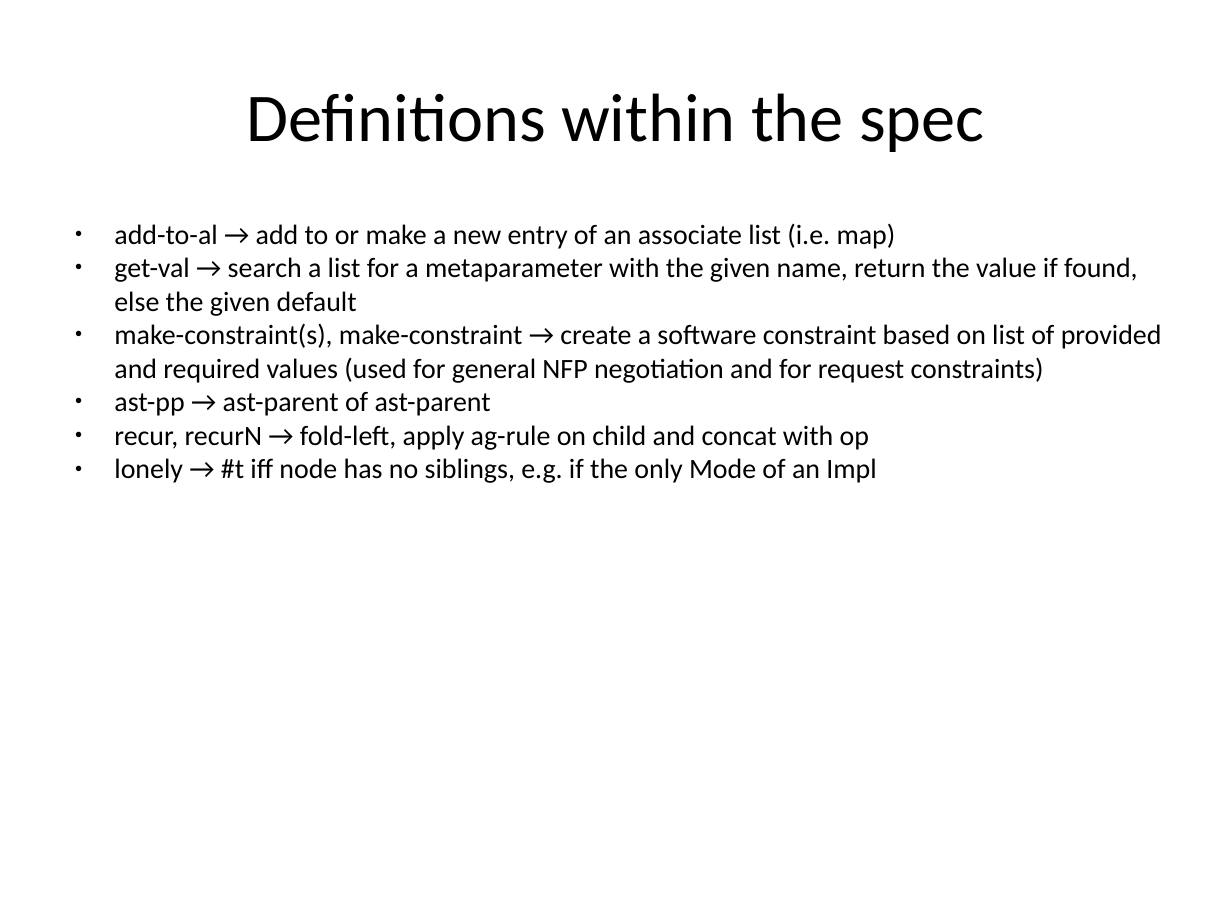
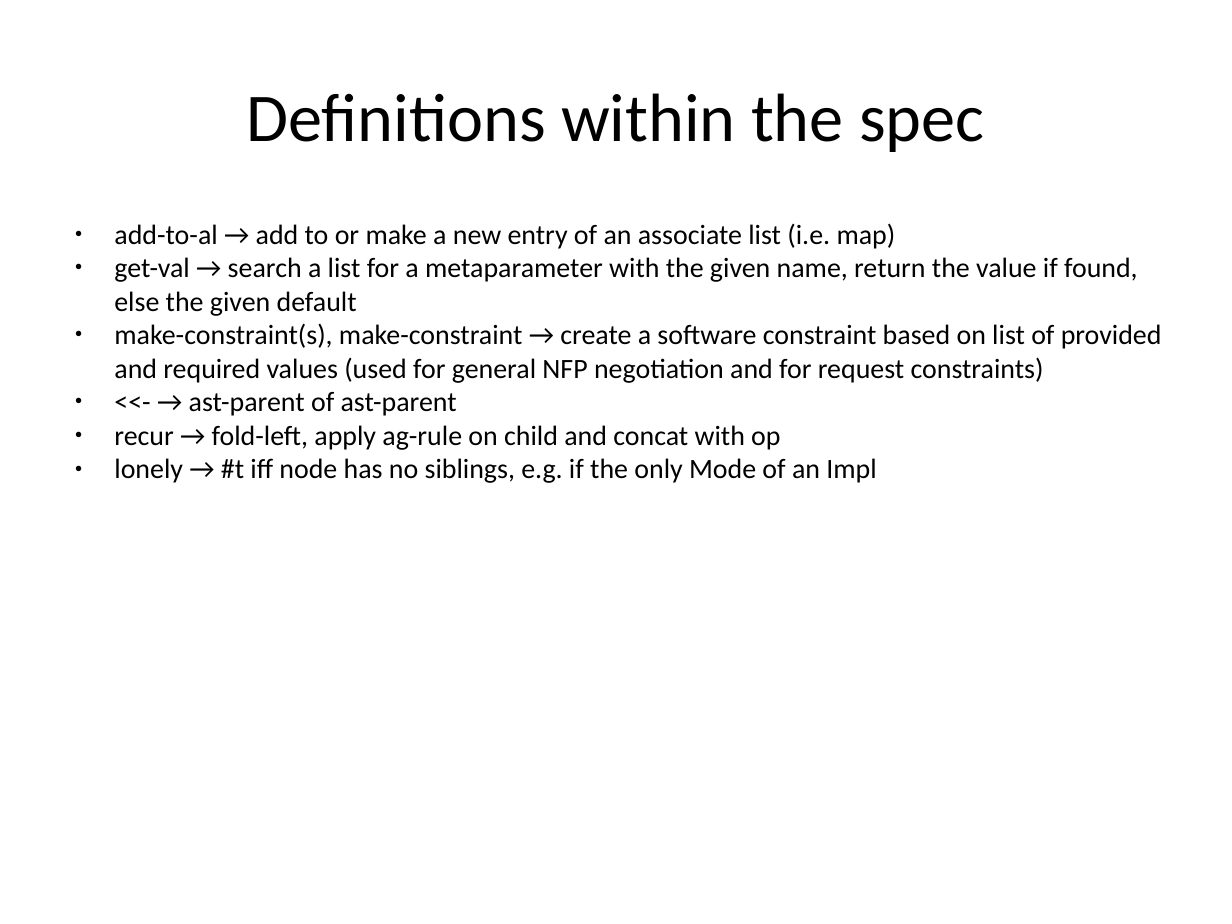
Before and after one commit to rene-schoene/racr-mquat, a slide deck: slide 36 of doc/the-model.odp (slide 34 before the commit). Drawn at 1232x924 pixels with LibreOffice and Linux fonts; fonts in the diff are those of the drawing. Boxes give left, top, right and bottom in pixels: in the first picture for what was removed or moved away, otherwise in the second. Text is boxed around its words. In the diff, an @@ line names an element or a change of style, - is before the commit and + after.

```diff
--- a/doc/the-model.odp
+++ b/doc/the-model.odp
@@ text at <box>114,392,780,450</box>: text changed @@
-● ast-pp → ast-parent of ast-parent
-● recur, recurN → fold-left, apply ag-rule on child and concat with op
+● <<- → ast-parent of ast-parent
+● recur → fold-left, apply ag-rule on child and concat with op
```
Also in this commit, not shown: 12 other slides changed, 3 slides added.
